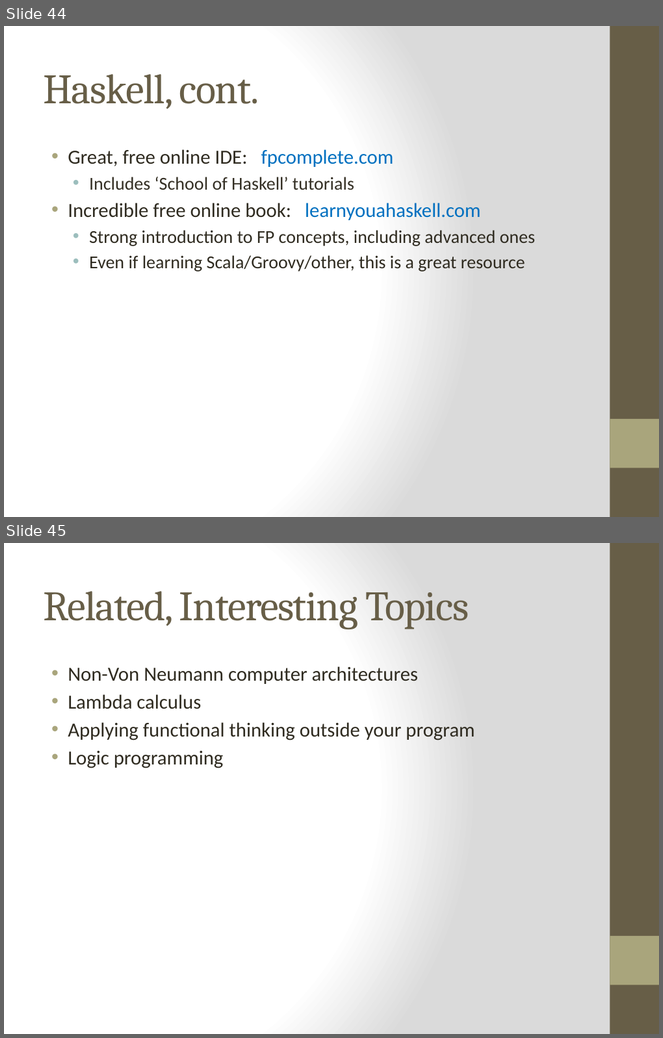
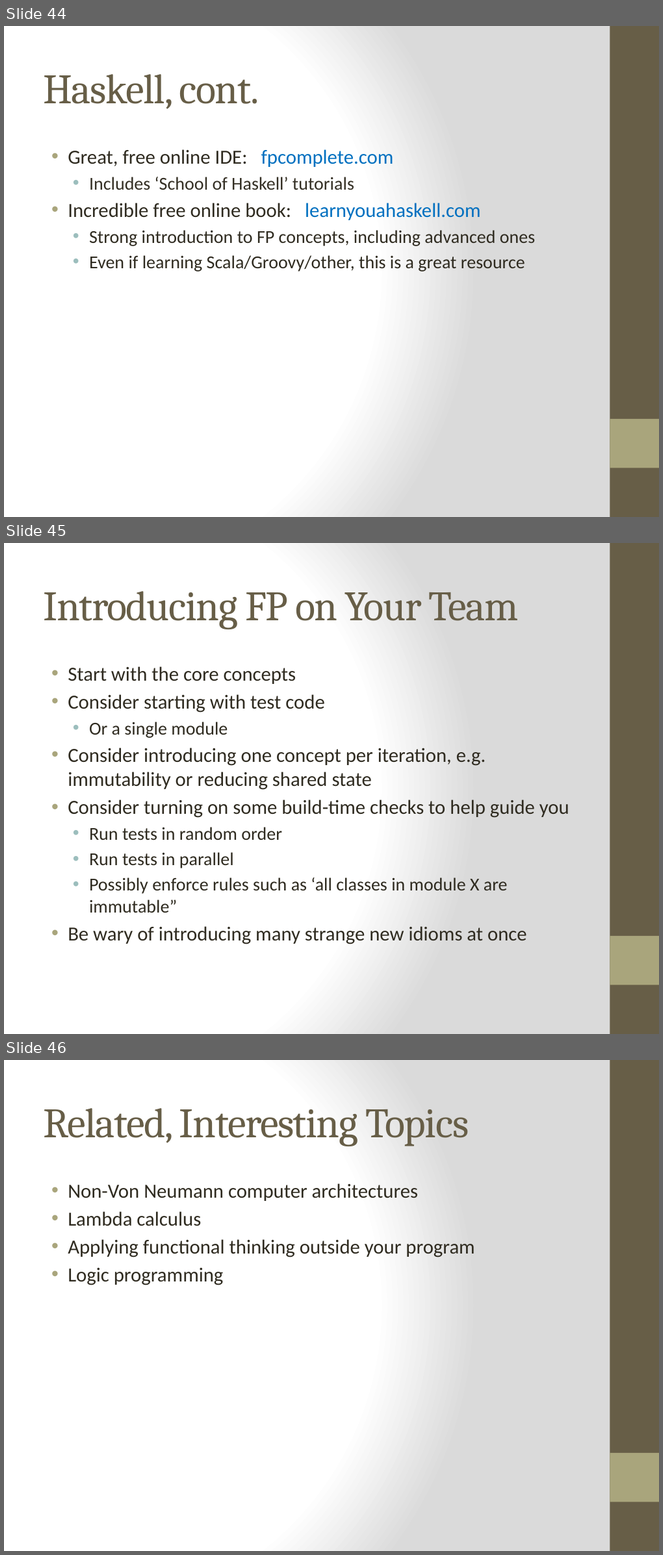
Before and after one commit to bjhartin/FoundationsOfFunctionalProgramming, a slide deck: FoundationsOfFunctionalProgramming.pptx. Shown one above the other, each under a label of ours: slides 44 and 45 before the commit, slides 44, 45 and 46 after it. The pictures are 663x1038 and 663x1555 pixels, drawn with LibreOffice and Linux fonts; fonts in the diff are those of the drawing. Boxes give left, top, right and bottom in pixels: in the first picture for what was removed or moved away, otherwise in the second. Text is boxed around its words. In the diff, an @@ line names an element or a change of style, - is before the commit and + after.

```diff
--- a/FoundationsOfFunctionalProgramming.pptx
+++ b/FoundationsOfFunctionalProgramming.pptx
@@ slide 45 added at (4, 543, 659, 1034), background gradient #FFFFFF to #DADADA; not listed: 2 template elements that a slide beside it also shows @@
@@ title added at (43, 591, 519, 629), 46 pt, text #675E47 @@
+Introducing FP on Your Team
@@ text added at (68, 667, 570, 945), 22 pt, text #2F2B20 @@
+• Start with the core concepts
+• Consider starting with test code
+  • Or a single module
+• Consider introducing one concept per iteration, e.g. immutability or reducing shared state
+• Consider turning on some build-time checks to help guide you
+  • Run tests in random order
+  • Run tests in parallel
+  • Possibly enforce rules such as ‘all classes in module X are immutable”
+• Be wary of introducing many strange new idioms at once
@@ what was slide 45 is now slide 46 @@
```
Also in this commit, not shown: 2 slides changed.
